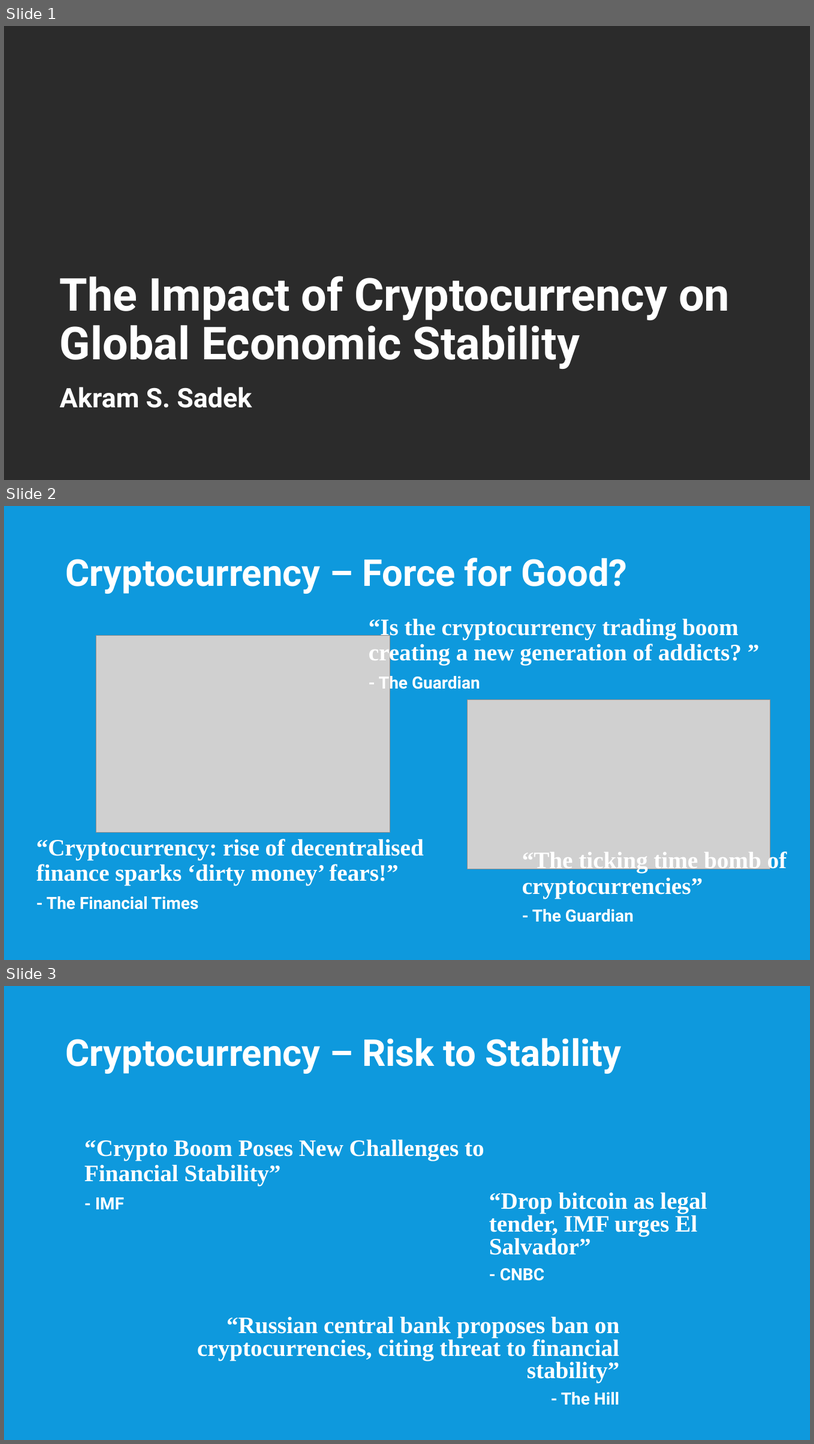
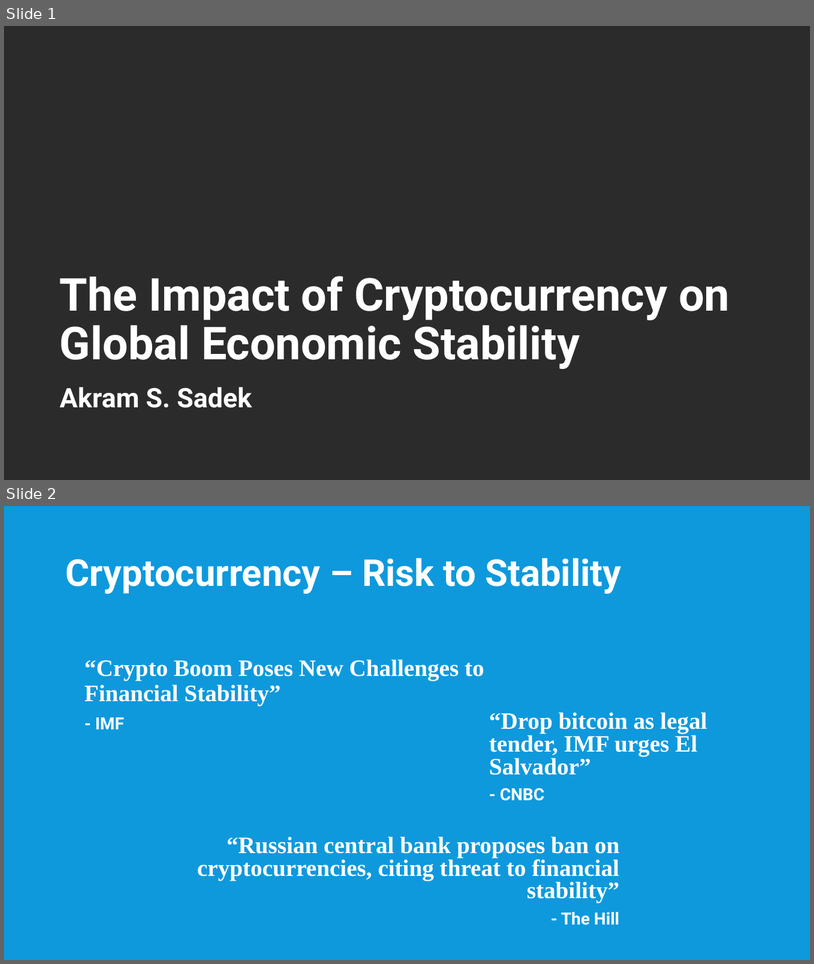
Before and after one commit to zchap40/Project2, a slide deck: Presentation/Sadek_R_Project2_Presentation.pptx. Shown one above the other, each under a label of ours: slides 1, 2 and 3 before the commit, slides 1 and 2 after it. The pictures are 814x1444 and 814x964 pixels, drawn with LibreOffice and Linux fonts; fonts in the diff are those of the drawing; grey boxes stand for pictures; background and template pictures are left out; a plain dark background stands for a picture behind light text. Boxes give left, top, right and bottom in pixels: in the first picture for what was removed or moved away, otherwise in the second. Text is boxed around its words. In the diff, an @@ line names an element or a change of style, - is before the commit and + after.

Commit message:
Presentation Update2

```diff
--- a/Presentation/Sadek_R_Project2_Presentation.pptx
+++ b/Presentation/Sadek_R_Project2_Presentation.pptx
@@ slide 2 removed at [4,506,810,960], background #0E99DD @@
@@ title removed at [65,558,627,594] @@
-Cryptocurrency – Force for Good?
@@ text removed at [369,618,742,693] @@
-“Is the cryptocurrency trading boom creating a new generation of addicts? ”
-- The Guardian
@@ picture removed at [96,636,390,832] @@
@@ picture removed at [467,700,771,869] @@
@@ text removed at [36,838,424,909] @@
-“Cryptocurrency: rise of decentralised finance sparks ‘dirty money’ fears!”
-- The Financial Times
@@ text removed at [522,850,788,922] @@
-“The ticking time bomb of cryptocurrencies”
-- The Guardian
@@ what was slide 3 is now slide 2 @@
```
Also in this commit, not shown: 2 other slides removed, 1 other file.
